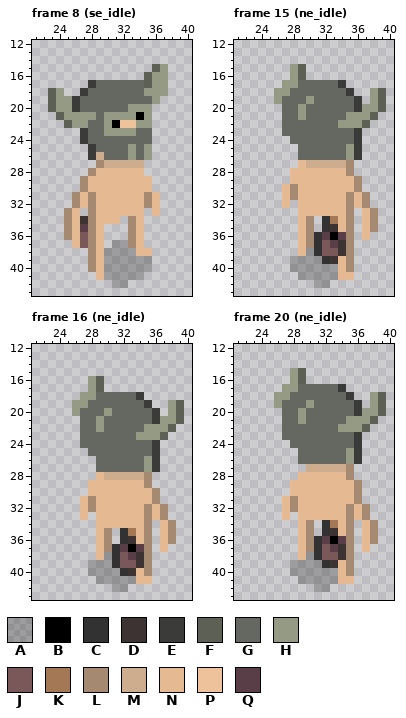
Two states of a pixel-art file, Assets/Sprites/Player/Simple Pete.aseprite. This is how it looked before the edit.
64x64 pixels, 94 frames. Colours within 5 levels of each other are drawn and written as one. Shown: frame 8 (se_idle): x 21..40, y 12..43; frame 15 (ne_idle): x 21..40, y 12..43; frame 16 (ne_idle): x 21..40, y 12..43; frame 20 (ne_idle): x 21..40, y 12..43. The commit also changed other frames, which this record leaves out.
Visible layers, top first: "Gear/Head/Iron_Helmet", "Gear/Bag/Small bag", "Head", "Body", "Shadow".
Palette (. is transparent): A #0000003c  B #000000  C #323232  D #3d3333  E #3b3c3a  F #5d6054  G #656861  H #949a84  J #7a5859  K #a57855  L #a58970  M #cead8f  N #e5ba93  P #eec29a  Q #593e47
Pixels before, frame 8 (se_idle), first column x 23:
15 .............FH
16 ............FHH
17 .....EGGGGGGFHH
18 FH..EGGGGGGGHHH
19 FHHEGGGGGGGGGH.
20 FHHEGGGGGGHHH..
21 .FHHHHGHHHHBH..
22 ..FHHGGHBPPHH..
23 ....EGGHHHHGG..
24 ....EGGGGGGGG..
25 .....EGGGGHGH..
26 .....EMGGGHGH..
27 ......LMMMMM...
28 .....LNNNNNN...
29 ....LNNNNNNNN..
30 ....LNNNNNNNN..
31 ...LNLNNNNNNLN.
32 ...LNLNNNNNNLN.
33 ..LN.LNNNNNN.N.
34 ..LNDLNNN.LN...
35 ..LNQLN...LN...
36 ..LNJLN...LN...
37 ...NJLN.AALN...
38 .....LNAAAANN..
39 .....LNAAAAAA..
40 .....LNAAAAAA..
41 ......NAAAAA...
42 ........AA.....
Pixels before, frame 15 (ne_idle), first column x 26:
15 ..HF..........
16 ..HF..........
17 .HHGGGGGE.....
18 HHGGGGGGGE..HF
19 HGGGHGGGGGE.HF
20 .GGHGGGGGGEHHF
21 .GGHGGGGGHHHF.
22 .GGGGGGGHHHF..
23 .GGGGGGGGGE...
24 ..GGGGGGGGE...
25 ...GGGGGGHE...
26 ...GGGGGGHE...
27 ...NMMMMML....
28 ..NNNNNNNL....
29 ..NNNNNNNNL...
30 .NLNNNNNNNL...
31 .NLNNNNNNLNL..
32 .N.NNNNNNLNL..
33 ...NNNNNNL.NL.
34 ...NL.CKNL.NL.
35 ...NL.CDNL.NL.
36 ...NLCQBQL.N..
37 ...NLCJQDL....
38 ...NACJJDL....
39 ..AAAACDNL....
40 ..AAAAAANL....
41 ...AAAAANN....
42 .....AA.......
Pixels before, frame 16 (ne_idle), first column x 26:
16 ..HF..........
17 ..HF..........
18 .HHGGGGGE.....
19 HHGGGGGGGE..HF
20 HGGGHGGGGGE.HF
21 .GGHGGGGGGEHHF
22 .GGHGGGGGHHHF.
23 .GGGGGGGHHHF..
24 .GGGGGGGGGE...
25 ..GGGGGGGGE...
26 ...GGGGGGHE...
27 ...GGGGGGHE...
28 ...NMMMMML....
29 ..NNNNNNNL....
30 ..NNNNNNNNL...
31 .NLNNNNNNNL...
32 .NLNNNNNNLNL..
33 .N.NNNNNNLNL..
34 ...NNNNNNL.NL.
35 ...NL.CKNL.NL.
36 ...NL.CDNL.NL.
37 ...NLCQBQL.N..
38 ...NACJQDL....
39 ..AAACJJDL....
40 ..AAAACDNL....
41 ...AAAAANN....
42 .....AA.......
Pixels before, frame 20 (ne_idle), first column x 26:
15 ..HF..........
16 ..HF..........
17 .HHGGGGGE.....
18 HHGGGGGGGE..HF
19 HGGGHGGGGGE.HF
20 .GGHGGGGGGEHHF
21 .GGHGGGGGHHHF.
22 .GGGGGGGHHHF..
23 .GGGGGGGGGE...
24 ..GGGGGGGGE...
25 ...GGGGGGHE...
26 ...GGGGGGHE...
27 ....MMMMML....
28 ...NNNNNNL....
29 ..NNNNNNNNL...
30 ..NNNNNNNNL...
31 .NLNNNNNNNL...
32 .NLNNNNNNLNL..
33 .N.NNNNNNLNL..
34 ...NL.CKNL.NL.
35 ...NL.CDNL.NL.
36 ...NLCQBQL.NL.
37 ...NLCJQDL.N..
38 ...NACJJDL....
39 ..AAAACDNL....
40 ..AAAAAANL....
41 ...AAAAANN....
42 .....AA.......
The same view after the edit:
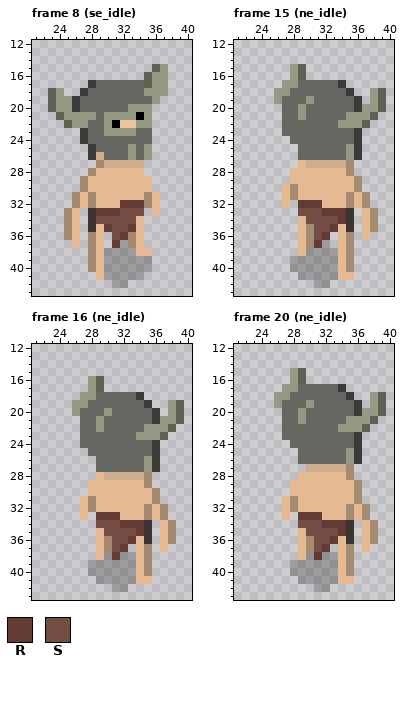
Colours new in this view: R #633a34  S #734c44
Change:
layer "Gear/Legs/Burlap Pants" added
layer "Gear/Bag/Small bag" now hidden
Frame 8 (se_idle):
y 32: x 32..34 NNN -> RRR
y 33: x 28..34 LNNNNNN -> DRRRSSS
y 34: x 27..33 DLNNN.L -> .DSSSSS
y 35: x 27..28 QL -> .D; x 30..33 ...L -> RSSR
y 36: x 27 J -> .; x 31..32 .. -> SR
y 37: x 27 J -> .; x 31 A -> R
Frame 15 (ne_idle):
y 32: x 29..31 NNN -> RRR
y 33: x 29..35 NNNNNNL -> SSSRRRD
y 34: x 30..35 L.CKNL -> SSSSRD
y 35: x 31..33 .CD -> SSR; x 35 L -> D
y 36: x 31..34 CQBQ -> SR.N
y 37: x 31..34 CJQD -> RA.N
y 38: x 31..34 CJJD -> AAAN
y 39: x 32..33 CD -> AA
Frame 16 (ne_idle):
y 33: x 29..31 NNN -> RRR
y 34: x 29..35 NNNNNNL -> SSSRRRD
y 35: x 30..35 L.CKNL -> SSSSRD
y 36: x 31..33 .CD -> SSR; x 35 L -> D
y 37: x 31..34 CQBQ -> SR.N
y 38: x 31..34 CJQD -> RAAN
y 39: x 31..34 CJJD -> AAAN
y 40: x 32..33 CD -> AA
Frame 20 (ne_idle):
y 33: x 29..31 NNN -> RRR
y 34: x 29..35 NL.CKNL -> SSSRRRD
y 35: x 30..35 L.CDNL -> SSSSRD
y 36: x 31..35 CQBQL -> SSRND
y 37: x 31..34 CJQD -> SR.N
y 38: x 31..34 CJJD -> RAAN
y 39: x 32..33 CD -> AA
